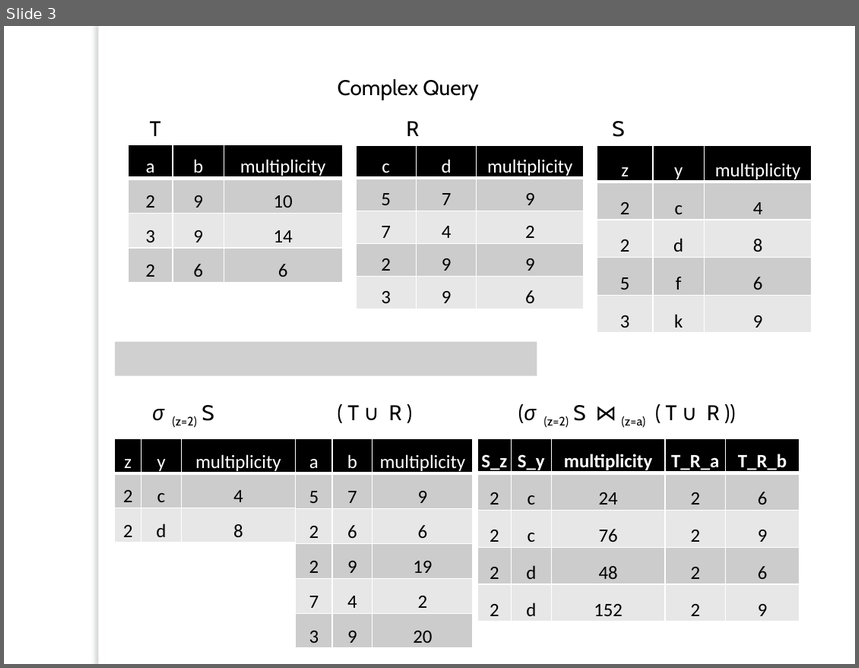
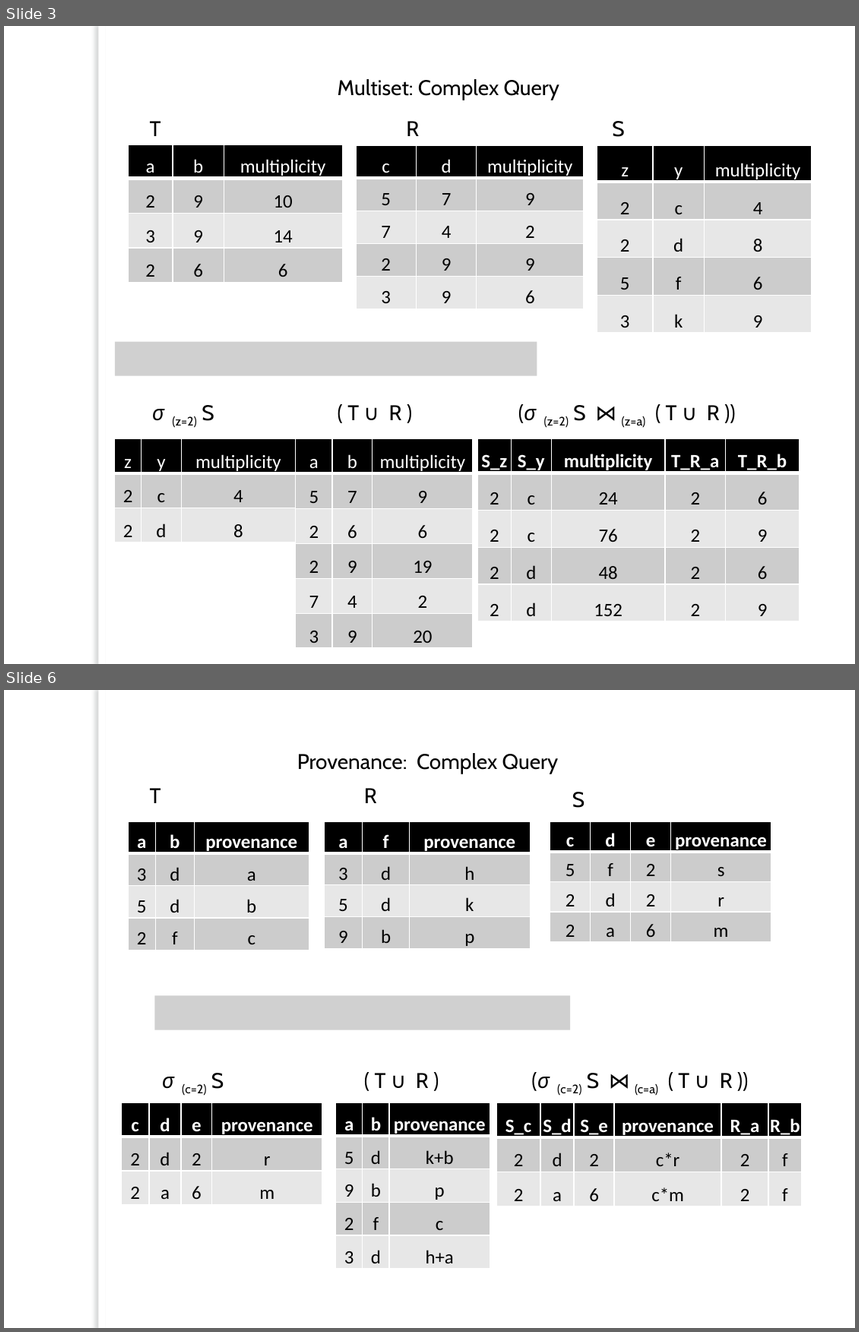
Before and after one commit to ZAsadi/MyRepository, a slide deck: Final_Presentation.pptx. Shown one above the other, each under a label of ours: slide 3 before the commit, slides 3 and 6 after it; the slides between them are not shown. The pictures are 859x668 and 859x1332 pixels, drawn with LibreOffice and Linux fonts; fonts in the diff are those of the drawing; grey boxes stand for pictures; background and template pictures are left out. Boxes give left, top, right and bottom in pixels: in the first picture for what was removed or moved away, otherwise in the second. Text is boxed around its words. In the diff, an @@ line names an element or a change of style, - is before the commit and + after.

Commit message:
Provenance examples added

```diff
--- a/Final_Presentation.pptx
+++ b/Final_Presentation.pptx
@@ slide 6 added at [4, 690, 855, 1328], background picture (left out); not listed: 1 template element that a slide beside it also shows @@
@@ text added at [297, 753, 558, 774], 18 pt, text #000000 @@
+Provenance: Complex Query
@@ text added at [150, 788, 161, 803], 18 pt, text #000000 @@
+T
@@ text added at [364, 788, 377, 803], 18 pt, text #000000 @@
+R
@@ text added at [572, 792, 585, 808], 18 pt, text #000000 @@
+S
@@ table added at [129, 822, 310, 951], 4 rows, 3 columns @@
+a | b | provenance
+3 | d | a
+5 | d | b
+2 | f | c
@@ table added at [324, 822, 530, 950], 4 rows, 3 columns @@
+a | f | provenance
+3 | d | h
+5 | d | k
+9 | b | p
@@ table added at [550, 822, 771, 943], 4 rows, 4 columns @@
+c | d | e | provenance
+5 | f | 2 | s
+2 | d | 2 | r
+2 | a | 6 | m
@@ picture added at [154, 996, 570, 1030] @@
@@ text added at [162, 1073, 224, 1096], 18 pt, text #000000 @@
+σ (c=2) S
@@ text added at [375, 1073, 429, 1088], 18 pt, text #000000 @@
+( T ∪ R )
@@ text added at [531, 1072, 733, 1096], 18 pt, text #000000 @@
+(σ (c=2) S ⋈ (c=a) ( T ∪ R ))
@@ table added at [122, 1103, 323, 1205], 3 rows, 4 columns @@
+c | d | e | provenance
+2 | d | 2 | r
+2 | a | 6 | m
@@ table added at [336, 1103, 489, 1269], 5 rows, 3 columns @@
+a | b | provenance
+5 | d | k+b
+9 | b | p
+2 | f | c
+3 | d | h+a
@@ table added at [496, 1103, 801, 1207], 3 rows, 6 columns @@
+S_c | S_d | S_e | provenance | R_a | R_b
+2 | d | 2 | c*r | 2 | f
+2 | a | 6 | c*m | 2 | f
@@ slide 3 changed as well @@
@@ text at [338, 79, 560, 100]: text changed @@
-Complex Query
+Multiset: Complex Query
```
Also in this commit, not shown: 2 other slides changed, 2 other slides added.
